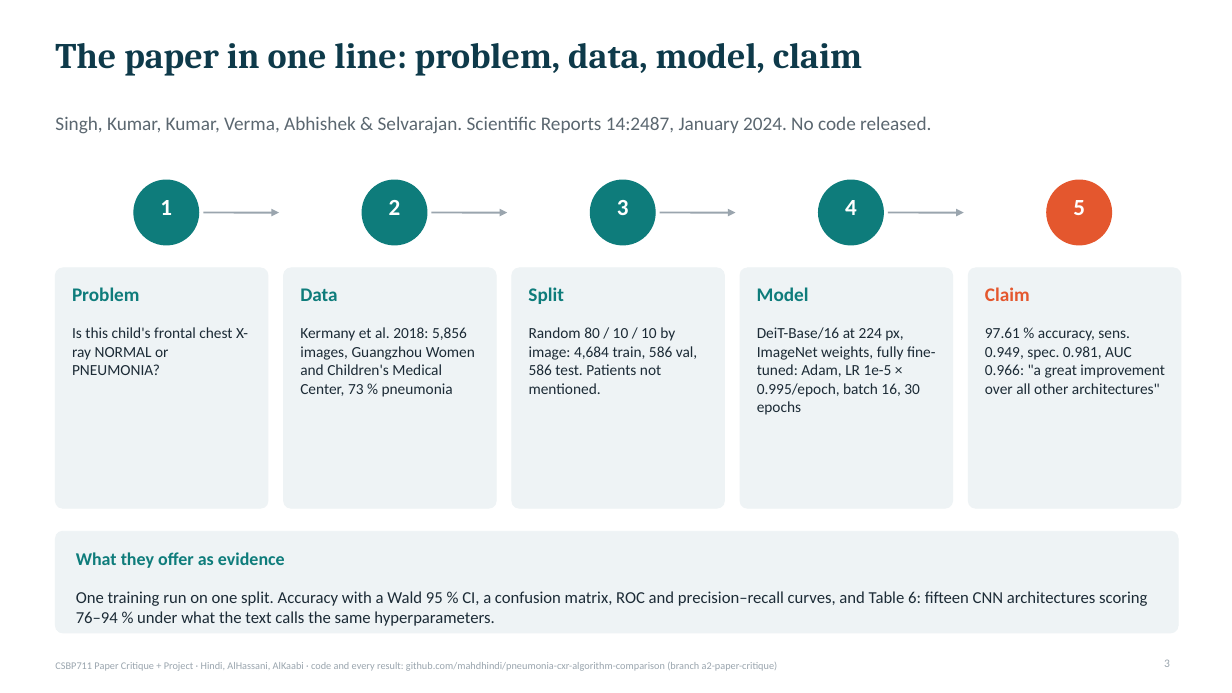
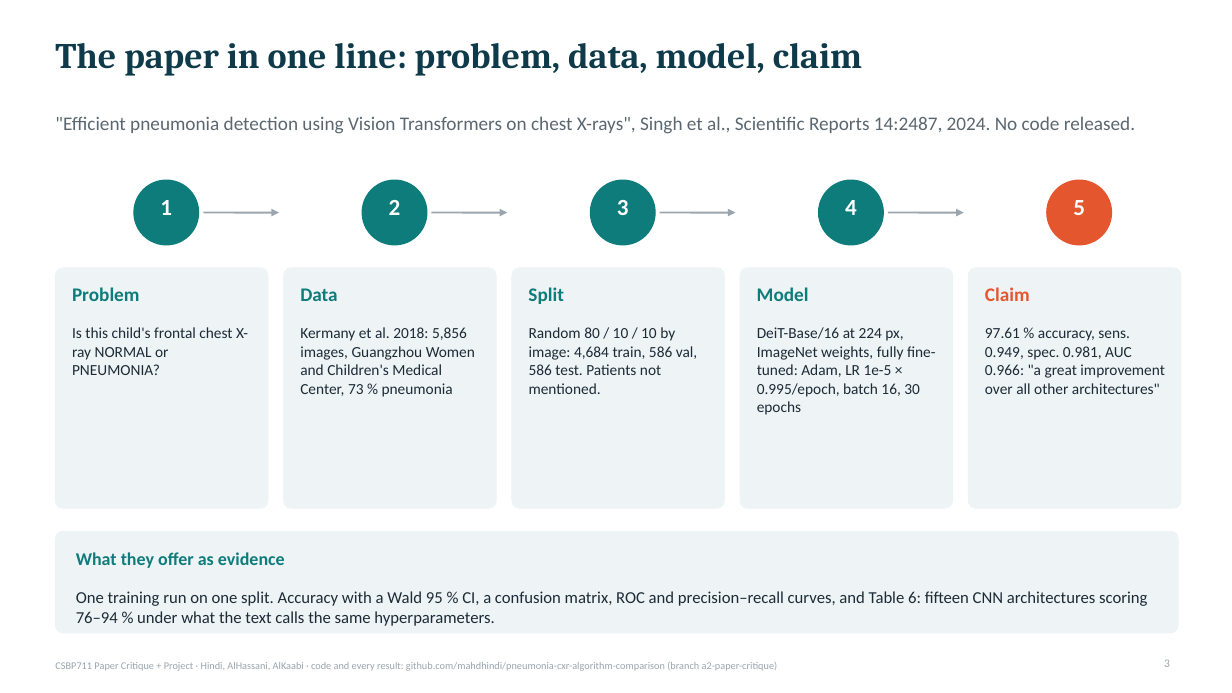
Before and after one commit to mahdhindi/pneumonia-cxr-algorithm-comparison, a slide deck: slide 3 of slides/CSBP711_Critique_Project_slides.pptx. Drawn at 1232x693 pixels with LibreOffice and Linux fonts; fonts in the diff are those of the drawing. Boxes give left, top, right and bottom in pixels: in the first picture for what was removed or moved away, otherwise in the second. Text is boxed around its words. In the diff, an @@ line names an element or a change of style, - is before the commit and + after.

```diff
--- a/slides/CSBP711_Critique_Project_slides.pptx
+++ b/slides/CSBP711_Critique_Project_slides.pptx
@@ text at (55, 116, 1135, 134): text changed @@
-Singh, Kumar, Kumar, Verma, Abhishek & Selvarajan. Scientific Reports 14:2487, January 2024. No code released.
+"Efficient pneumonia detection using Vision Transformers on chest X-rays", Singh et al., Scientific Reports 14:2487, 2024. No code released.
```
Also in this commit, not shown: 2 other slides changed, 3 slides added, 2 other files.
